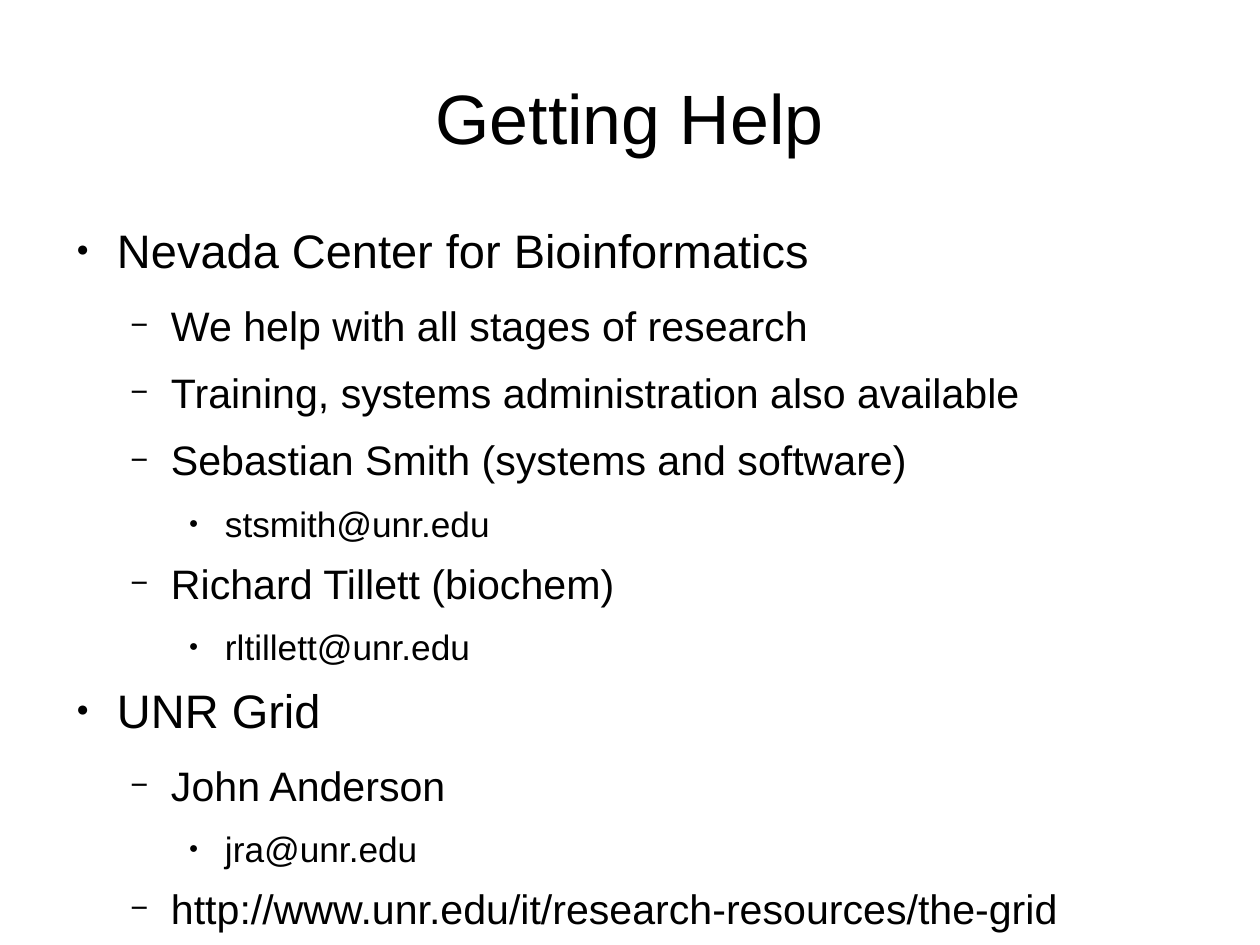
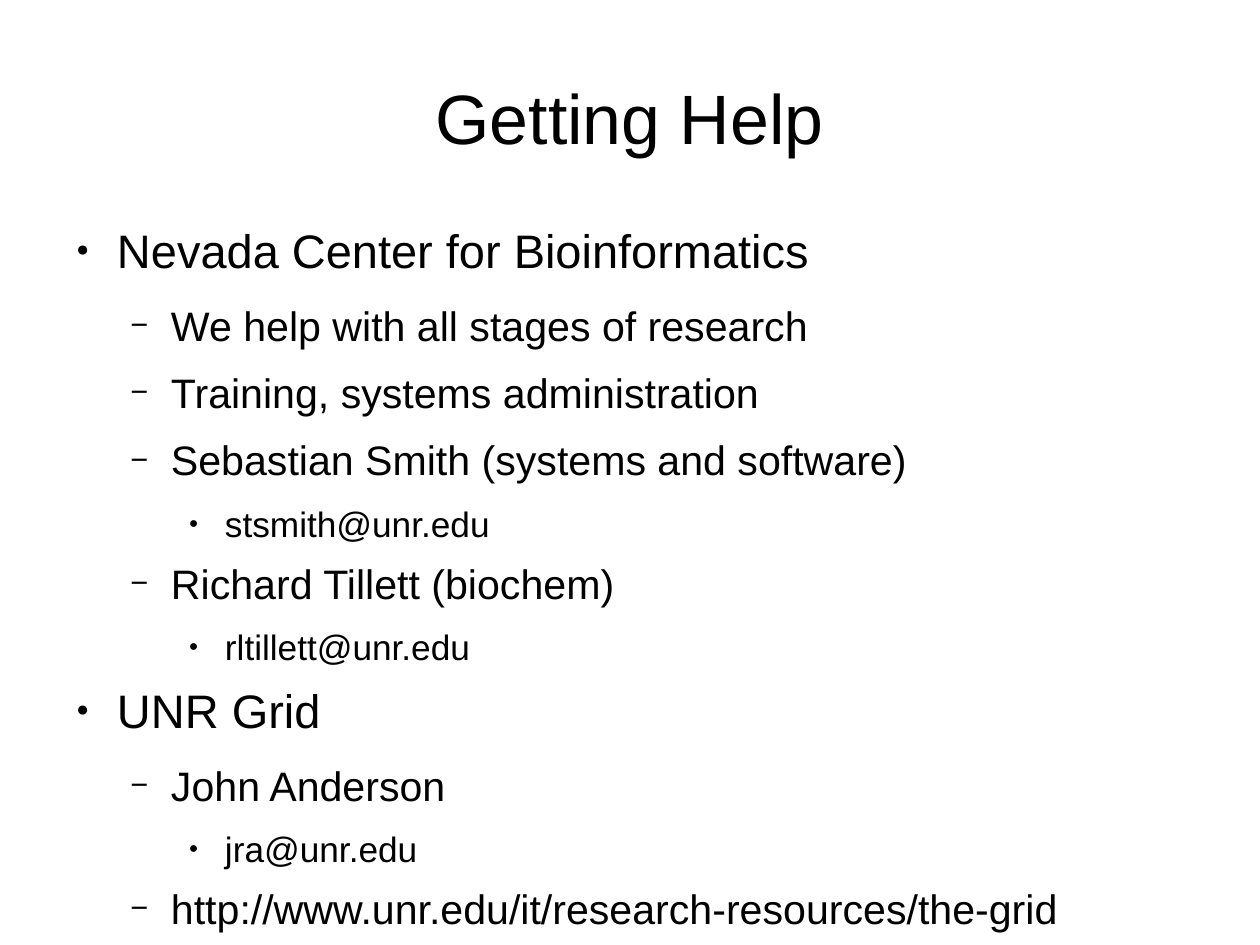
Before and after one commit to UNR-CFB/bch-709-intro-bioinformatics-2015f, a slide deck: slide 36 of day-1/doc/presentation.odp. Drawn at 1260x945 pixels with LibreOffice and Linux fonts; fonts in the diff are those of the drawing. Boxes give left, top, right and bottom in pixels: in the first picture for what was removed or moved away, otherwise in the second. Text is boxed around its words. In the diff, an @@ line names an element or a change of style, - is before the commit and + after.

```diff
--- a/day-1/doc/presentation.odp
+++ b/day-1/doc/presentation.odp
@@ text at (171,378,759,416): text changed @@
-  − Training, systems administration also available
+  − Training, systems administration
```
Also in this commit, not shown: 15 other slides changed, 1 other file.
